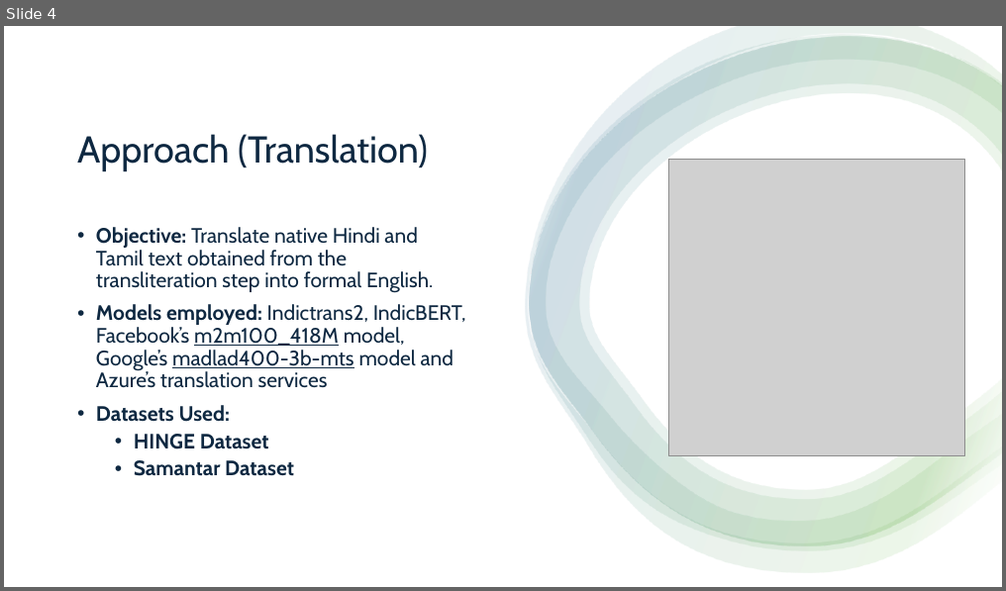
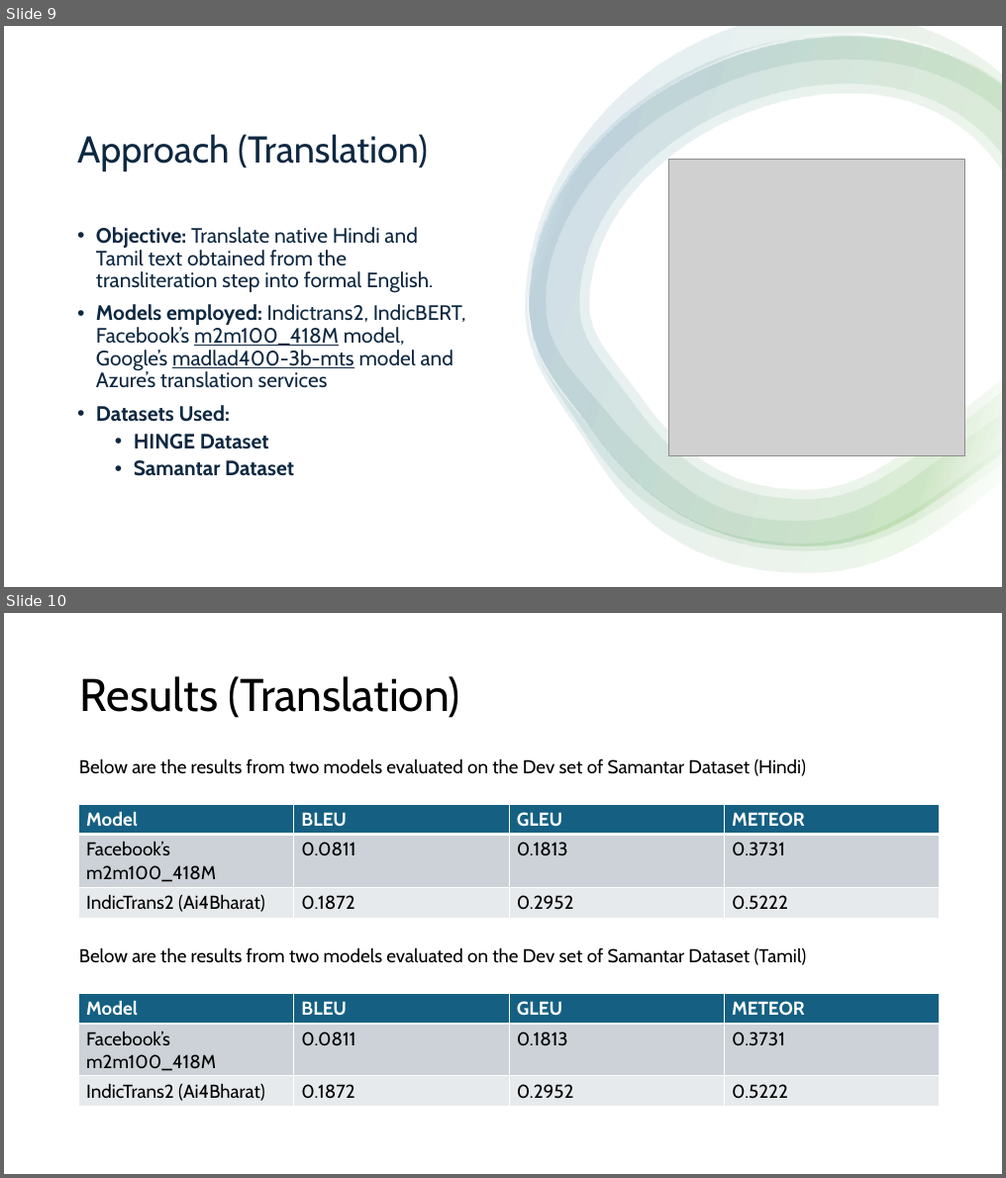
Before and after one commit to nithishkrishna21/MT_Final_Project, a slide deck: submissions and templates/MT Final Project Presentation.pptx. Shown one above the other, each under a label of ours: slide 4 before the commit, slides 9 and 10 after it. The pictures are 1006x591 and 1006x1178 pixels, drawn with LibreOffice and Linux fonts; fonts in the diff are those of the drawing; grey boxes stand for pictures. Boxes give left, top, right and bottom in pixels: in the first picture for what was removed or moved away, otherwise in the second. Text is boxed around its words. In the diff, an @@ line names an element or a change of style, - is before the commit and + after.

Commit message:
Translations done using Facebooks model and indictrans2

```diff
--- a/submissions and templates/MT Final Project Presentation.pptx
+++ b/submissions and templates/MT Final Project Presentation.pptx
@@ slide 10 added at (4,613,1002,1174), background #FFFFFF @@
@@ title added at (80,676,460,718), 44 pt, text #000000 @@
+Results (Translation)
@@ text added at (79,759,807,776), 18 pt, text #000000 @@
+Below are the results from two models evaluated on the Dev set of Samantar Dataset (Hindi)
@@ table added at (79,805,942,918), 3 rows, 4 columns @@
+Model | BLEU | GLEU | METEOR
+Facebook’s m2m100_418M | 0.0811 | 0.1813 | 0.3731
+IndicTrans2 (Ai4Bharat) | 0.1872 | 0.2952 | 0.5222
@@ text added at (79,948,807,965), 18 pt, text #000000 @@
+Below are the results from two models evaluated on the Dev set of Samantar Dataset (Tamil)
@@ table added at (79,993,942,1106), 3 rows, 4 columns @@
+Model | BLEU | GLEU | METEOR
+Facebook’s m2m100_418M | 0.0811 | 0.1813 | 0.3731
+IndicTrans2 (Ai4Bharat) | 0.1872 | 0.2952 | 0.5222
@@ what was slide 4 is now slide 9 @@
```
Also in this commit, not shown: 6 other slides added, 4 other files.
